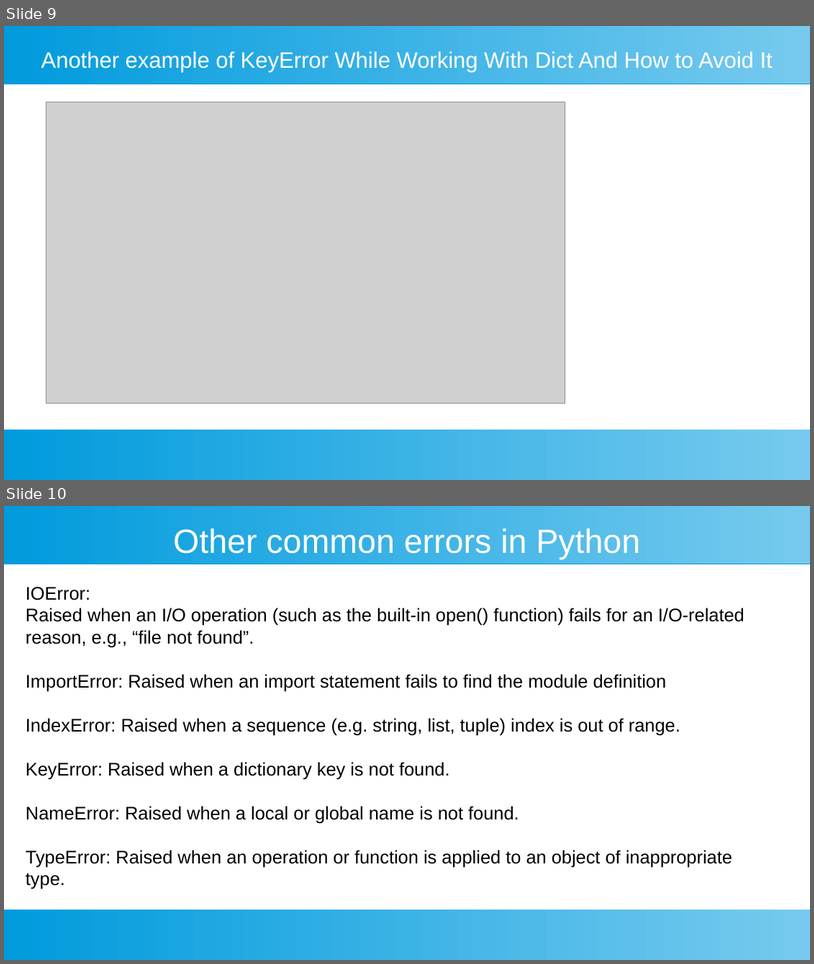
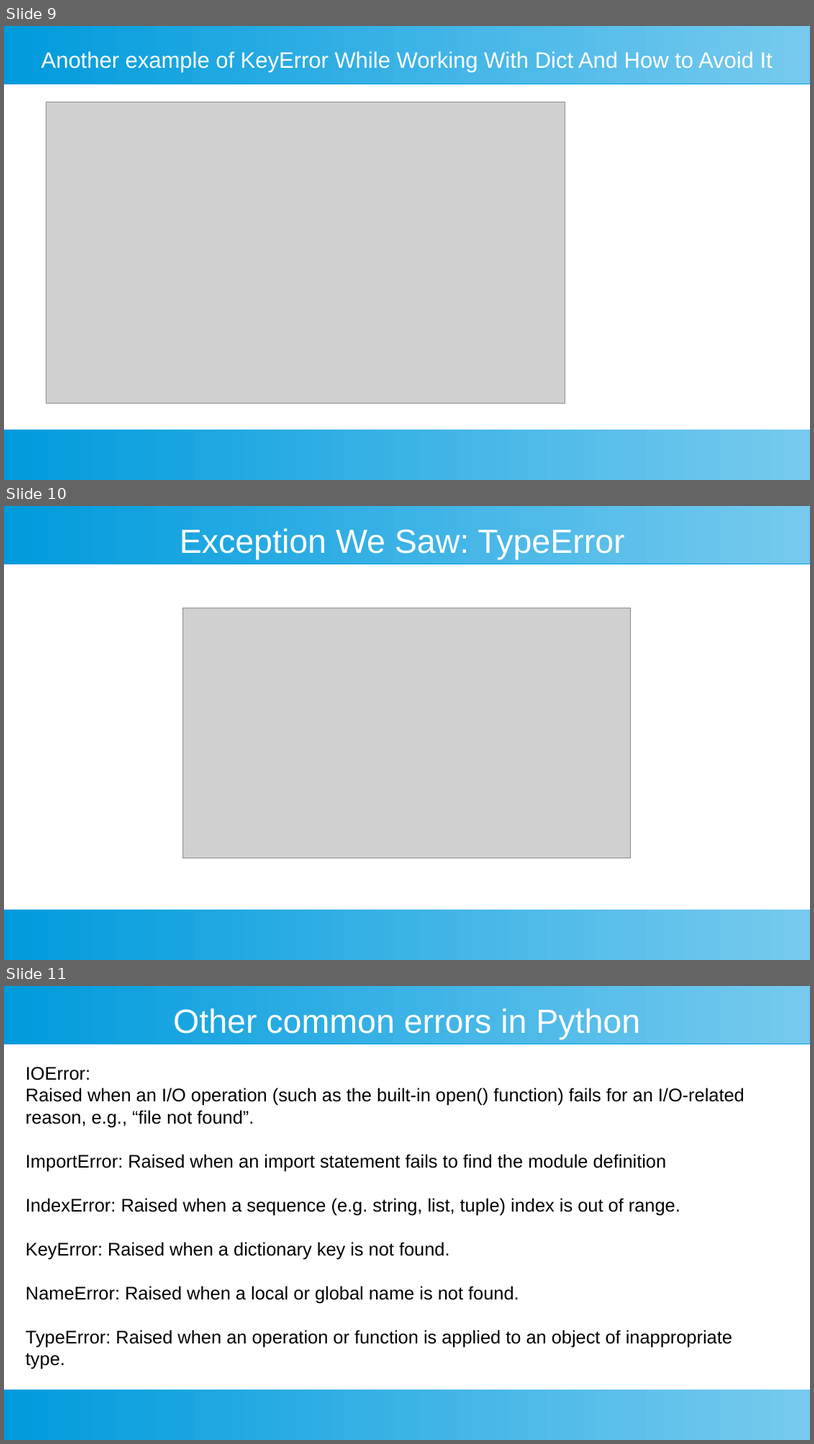
Before and after one commit to ashishjain1547/public_lessons_in_python, a slide deck: Ch 22 - Exception Handling/exception handling.odp. Shown one above the other, each under a label of ours: slides 9 and 10 before the commit, slides 9, 10 and 11 after it. The pictures are 814x964 and 814x1444 pixels, drawn with LibreOffice and Linux fonts; fonts in the diff are those of the drawing; grey boxes stand for pictures. Boxes give left, top, right and bottom in pixels: in the first picture for what was removed or moved away, otherwise in the second. Text is boxed around its words. In the diff, an @@ line names an element or a change of style, - is before the commit and + after.

```diff
--- a/Ch 22 - Exception Handling/exception handling.odp
+++ b/Ch 22 - Exception Handling/exception handling.odp
@@ slide 10 added at <box>4,506,810,960</box>, background #FFFFFF; not listed: 2 template elements that a slide beside it also shows @@
@@ title added at <box>180,528,625,559</box>, 33 pt, text #FFFFFF @@
+Exception We Saw: TypeError
@@ picture added at <box>183,608,631,858</box> @@
@@ what was slide 10 is now slide 11 @@
```
Also in this commit, not shown: 40 other files.
